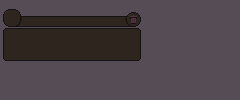
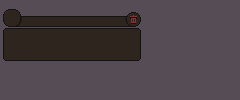
The second 240px x 100px image is a revision of the first. Changes to its layers:
painted on "DiscardItemIcon.png" over [130, 15, 137, 23]
